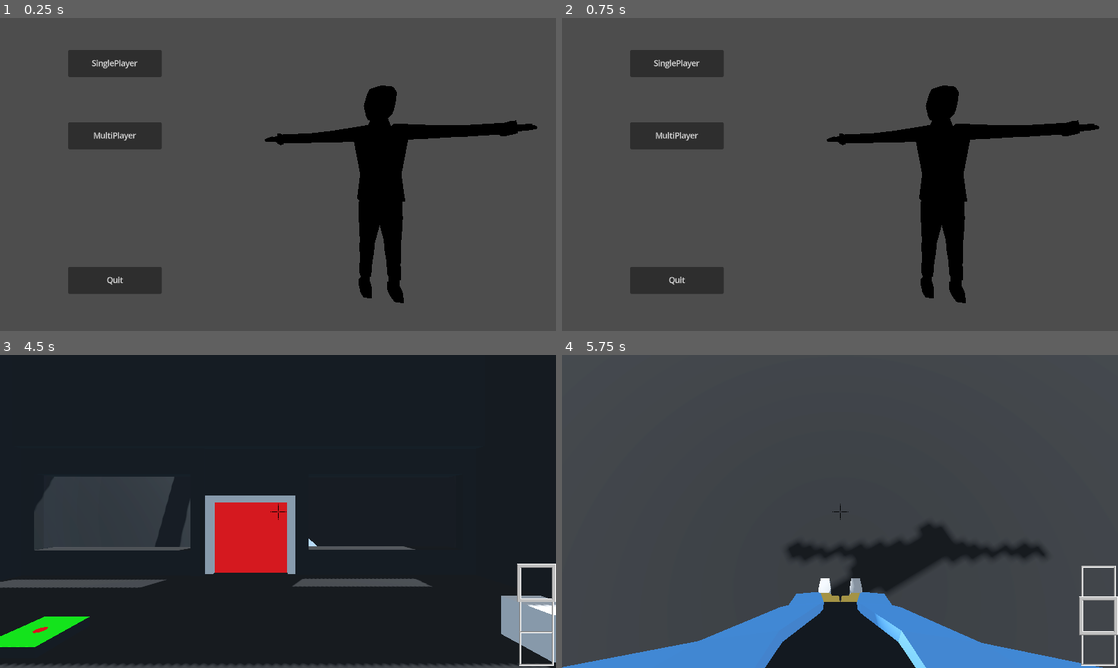
Above: before the commit, frames 1-4 (two rows, left to right).
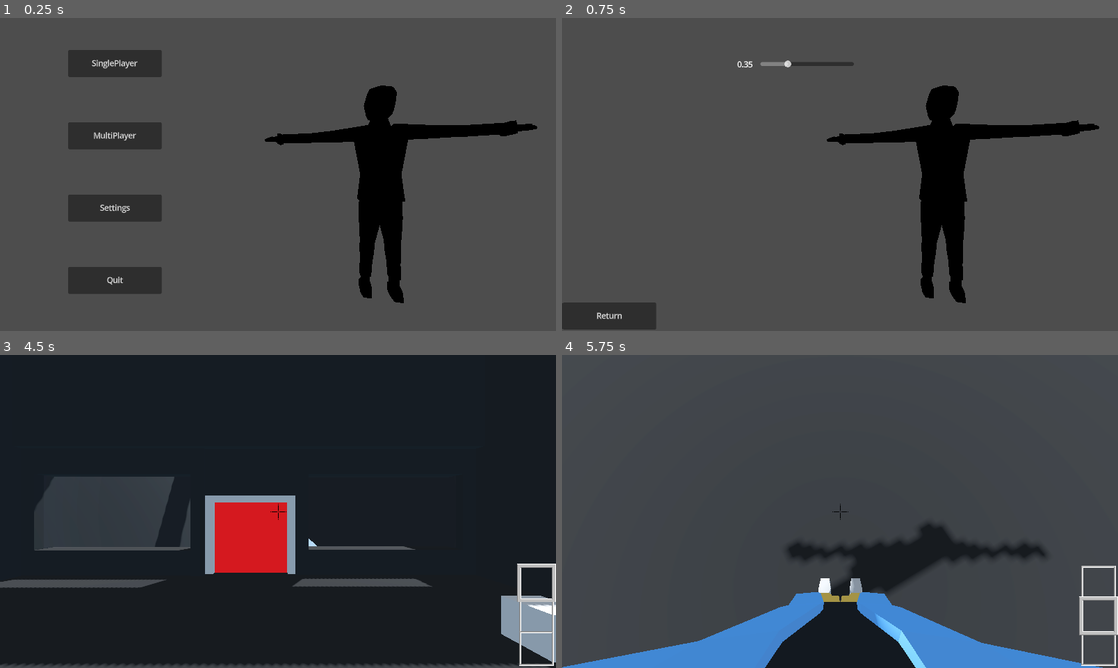
Above: after the commit, the same moments.

Repository: Stevenso2/Karson
Game: Godot game, scene res://main_menu.tscn
The game is run twice, just before and just after one commit, with the same random seed, the same clock (stepped at 60 frames per second) and the same inputs. Sound files missing from this copy of the repository are replaced by a short silence.
Inputs (mouse positions are in pixels of both pictures, inside the frame that each line leads up to):
- Up to frame 1 (0.25 s): no input
- Up to frame 2 (0.75 s): click (678, 208) at 0.5 s, where only the run after the commit has a clickable "Settings"
- Up to frame 3 (4.5 s): click (44, 652) at 1.25 s, where only the run after the commit has a clickable "Return"; click "SinglePlayer" at 2 s; click "Return" at 2.75 s; click "SinglePlayer" at 3.5 s; click "lvl1" at 4.25 s
- Up to frame 4 (5.75 s): tap Enter (Enter) at 5 s; move the mouse to (867, 511) at 5.02 s; tap 1 (1) at 5.1 s; tap 2 (2) at 5.3 s

The runs differ from the first frame. In frame 1, 1.4% of the frame differs, in the area x 12-29%, y 56-66%; in frame 2, 5.9%, in the area x 0-53%, y 10-100%; in frame 3, 0.8%; in frame 4, nothing differs.

Commit message:
QOL changes
- added in a pickup system for Rigidbody3D, Pickup the cube by holding E
- added in a settings page for sensitivity, the slider goes by 0.05 steps from 0.1-1.0

Diff:
--- a/Level/lv_1.tscn
+++ b/Level/lv_1.tscn
@@ -10,7 +10,6 @@
 [ext_resource type="PackedScene" uid="uid://bg3ivkj56s7pu" path="res://assets/PObj/Button.tscn" id="7_nvakh"]
 [ext_resource type="PackedScene" uid="uid://m1rb473hgphq" path="res://assets/PObj/box.tscn" id="8_gxreb"]
 [ext_resource type="PackedScene" uid="uid://dnfu5hv4qqhid" path="res://assets/PObj/door.tscn" id="9_egjbo"]
-[ext_resource type="PackedScene" uid="uid://mta7k70g720y" path="res://assets/LDO/timer.tscn" id="10_gxreb"]
 [ext_resource type="PackedScene" uid="uid://cyu7vqyj32sg5" path="res://assets/LDO/grapple_pull_surface.tscn" id="11_egjbo"]
 [ext_resource type="PackedScene" uid="uid://erooj15k8tku" path="res://assets/shotgun.tscn" id="13_a2m16"]
 [ext_resource type="PackedScene" uid="uid://dm131e14e5471" path="res://assets/LDO/shotgun_jump_surface.tscn" id="14_a2m16"]
@@ -323,13 +322,7 @@
 
 [node name="Door" parent="." instance=ExtResource("9_egjbo")]
 transform = Transform3D(1.65, 0, 0, 0, 1.5, 0, 0, 0, 3.38, 0.00866234, 1.03912, -9.541)
-TestIDs = PackedInt32Array(2)
-
-[node name="Timer" parent="." instance=ExtResource("10_gxreb")]
-transform = Transform3D(1, 0, 0, 0, 1, 0, 0, 0, 1, -3.54362, 1, -5.06938)
-TestIds = PackedInt32Array(1)
-Own_Id = 2
-Falling_edge = 5
+TestIDs = PackedInt32Array(1)
 
 [node name="GrapplePullSurface2" parent="." instance=ExtResource("11_egjbo")]
 transform = Transform3D(1, 0, 0, 0, -1, 8.73115e-08, 0, -8.73115e-08, -1, 0.91207, 13.89, -107.872)
--- a/assets/PObj/Button.tscn
+++ b/assets/PObj/Button.tscn
@@ -132,7 +132,7 @@
 collision_mask = 5
 
 [node name="MoveCollision" type="CollisionShape3D" parent="ButtonFace/MoveArea"]
-transform = Transform3D(1, 0, 0, 0, 1, 0, 0, 0, 1, 0, 0.03, 0)
+transform = Transform3D(1, 0, 0, 0, 1, 0, 0, 0, 1, 0, 0.00292552, 0)
 shape = SubResource("BoxShape3D_6fwqn")
 
 [connection signal="body_entered" from="ContactArea" to="." method="contact_area_entered"]
--- a/assets/PObj/box.tscn
+++ b/assets/PObj/box.tscn
@@ -11,11 +11,12 @@
 [sub_resource type="BoxShape3D" id="BoxShape3D_2ertg"]
 size = Vector3(0.8, 0.8, 0.8)
 
-[node name="Box" type="RigidBody3D" groups=["PObj", "Respawnable"]]
+[node name="Box" type="RigidBody3D" groups=["PObj", "Pickable", "Respawnable"]]
 collision_layer = 68
 collision_mask = 135
 mass = 3.0
 physics_material_override = SubResource("PhysicsMaterial_s3o5f")
+gravity_scale = 0.7
 angular_damp = 10.0
 script = ExtResource("1_hgn81")
 
--- a/assets/World.tscn
+++ b/assets/World.tscn
@@ -22,6 +22,7 @@
 [ext_resource type="PackedScene" uid="uid://b7yvb51yo2bbm" path="res://assets/LDO/live_area.tscn" id="18_r2gn0"]
 [ext_resource type="PackedScene" uid="uid://c3ov51xkh7gxk" path="res://assets/Builds/wallrun_wall.tscn" id="20_o1wuh"]
 [ext_resource type="PackedScene" uid="uid://e0ahwt68pno1" path="res://assets/Milk.tscn" id="21_511c5"]
+[ext_resource type="PackedScene" uid="uid://dy4nkntynthgo" path="res://main_menu.tscn" id="23_afm58"]
 
 [sub_resource type="ProceduralSkyMaterial" id="ProceduralSkyMaterial_lkl0i"]
 sky_horizon_color = Color(0.64625, 0.65575, 0.67075, 1)
@@ -291,3 +292,4 @@
 
 [node name="Milk" parent="." instance=ExtResource("21_511c5")]
 transform = Transform3D(1, 0, 0, 0, 1, 0, 0, 0, 1, 1, 1, 13)
+Next_LVL = ExtResource("23_afm58")
--- a/assets/player.tscn
+++ b/assets/player.tscn
@@ -1618,6 +1618,9 @@
 visible = false
 mesh = SubResource("CylinderMesh_rug40")
 
+[node name="pOBJ Pickup" type="Node3D" parent="Camera3D"]
+transform = Transform3D(1, 0, 0, 0, 1, 0, 0, 0, 1, 0, 0, -1.17769)
+
 [node name="Hud" parent="." instance=ExtResource("2_2tde0")]
 offset_right = -1152.0
 offset_bottom = -648.0
--- a/main_menu.tscn
+++ b/main_menu.tscn
@@ -35,7 +35,6 @@
 text = "MultiPlayer"
 
 [node name="Conf" type="Button" parent="MainMenu"]
-visible = false
 layout_mode = 0
 offset_left = 140.0
 offset_top = 365.0
@@ -51,6 +50,42 @@
 offset_bottom = 571.0
 text = "Quit
 "
+
+[node name="Conf" type="Control" parent="."]
+visible = false
+layout_mode = 3
+anchors_preset = 0
+offset_right = 40.0
+offset_bottom = 40.0
+
+[node name="sensitivity" type="HSlider" parent="Conf"]
+layout_mode = 0
+offset_left = 410.0
+offset_top = 68.0
+offset_right = 604.0
+offset_bottom = 121.0
+tooltip_text = "sensitivity"
+min_value = 0.1
+max_value = 1.0
+step = 0.05
+value = 0.1
+
+[node name="Conf_Return" type="Button" parent="Conf"]
+layout_mode = 0
+offset_top = 589.0
+offset_right = 194.0
+offset_bottom = 645.0
+text = "Return"
+
+[node name="Sensitivity_Label" type="Label" parent="Conf"]
+layout_mode = 0
+offset_left = 314.0
+offset_top = 80.0
+offset_right = 394.0
+offset_bottom = 111.0
+text = "0.0"
+horizontal_alignment = 2
+vertical_alignment = 1
 
 [node name="Lv_Select" type="Control" parent="."]
 visible = false
--- a/project.godot
+++ b/project.godot
@@ -34,6 +34,7 @@
 Respawnable="This Object has a Respawn Function"
 GG-Pull="Grapple Pull surface"
 WallJumpable="This makes a Surface wall Jumpable"
+Pickable=""
 
 [gui]
 
--- a/scrips/billy.gd
+++ b/scrips/billy.gd
@@ -18,6 +18,7 @@
 		player = players[0] # Assume there is only one player, for right now it is but soon will be changed
 	else:
 		print("No player found in the group")
+
 
 func _physics_process(delta):
 	if not global.pause:
--- a/scrips/global.gd
+++ b/scrips/global.gd
@@ -18,6 +18,8 @@
 
 var current_Block: INV = 0 as INV
 var transition: AnimationPlayer # used to make the BodyAnimationPlayer callable on every script
+var sensitivity: float = 0.35
+var Player: CharacterBody3D
 
 var pause = false
 var slow = false
--- a/scrips/main_menu.gd
+++ b/scrips/main_menu.gd
@@ -3,6 +3,7 @@
 @onready var main_menu: Control = $MainMenu
 @onready var mp_menu: Control = $MPMenu
 @onready var lv_menu: Control = $Lv_Select
+@onready var Conf: Control = $Conf
 
 @onready var sp: Button = $MainMenu/SP
 @onready var lv1: Button = $"Lv_Select/lv1"
@@ -16,8 +17,24 @@
 @onready var join: Button = $MPMenu/Join
 @onready var MPreturn: Button = $MPMenu/MPReturn
 @onready var lv_return: Button = $Lv_Select/Lv_Return
+@onready var conf_return: Button = $Conf/Conf_Return
+
+@onready var sensitivity: Slider = $Conf/sensitivity
+@onready var sensitivity_label: Label = $Conf/Sensitivity_Label
+
 func _ready() -> void:
 	request_timer.timeout.connect(getServs)
+
+	# Set slider to current global sensitivity
+	sensitivity.value = global.sensitivity
+	# eConnect value_changed signal to a function
+	sensitivity.value_changed.connect(_on_sensitivity_changed)
+	sensitivity_label.text = str(global.sensitivity)
+
+func _on_sensitivity_changed(value: float) -> void:
+	global.sensitivity = value
+	sensitivity_label.text = str(global.sensitivity)
+	print("Global sensitivity updated to:", global.sensitivity)
 
 @onready var server_search: Control = $"Server Search"
 @onready var request_timer: Timer = $"RequestTimer"
@@ -60,6 +77,14 @@
 	if debug_lv.button_pressed:
 		global.ingame = true
 		get_tree().change_scene_to_file("res://assets/World.tscn")
+
+	if conf.button_pressed:
+		main_menu.hide()
+		Conf.show()
+
+	if conf_return.button_pressed:
+		main_menu.show()
+		Conf.hide()
 
 	if host.button_pressed:
 		mp_menu.hide()
--- a/scrips/player.gd
+++ b/scrips/player.gd
@@ -2,6 +2,8 @@
 
 @onready var camera_3d: Camera3D = $Camera3D
 @onready var hud: Control = $Hud
+
+@onready var obj = $"Camera3D/pOBJ Pickup"
 
 @onready var shotgun_view: RigidBody3D = $Camera3D/Shotgun_View
 @onready var sg_anim_player: AnimationPlayer = $Camera3D/SGAnimPlayer
@@ -44,7 +46,7 @@
 var GGSeenObj: Node3D
 var AllowInteractions = true
 
-const sensitivity = 0.35 # 0.55 for school mouse, 0,35 for my own mouse -Pizzi
+var sensitivity = 0.35 # 0.55 for school mouse, 0,35 for my own mouse -Pizzi
 const CONTsensitivity = 1.35
 
 var rot_x = 0
@@ -62,6 +64,8 @@
 
 func _ready():
 	global.transition = $Karlson/BodyAnimationPlayer # used for making the sliding now work properly
+	global.Player = self
+	sensitivity = global.sensitivity
 	RESPAWN_POS = position
 	RESPAWN_ROT = rotation
 
@@ -138,11 +142,15 @@
 
 	if Input.is_action_just_pressed("intercat") and not global.DEV:
 		#print("intercat test")
-		var interact: Area3D = shotgun_ray.get_collider()
+		var interact = shotgun_ray.get_collider()
 		if interact and interact.is_class("Area3D"):
 			if interact.get_parent().has_method("Intercat"):
 				#print("intercat")
 				interact.get_parent().Intercat()
+	if Input.is_action_pressed("intercat") and not global.DEV:
+		var interact = shotgun_ray.get_collider()
+		if interact and interact.is_class("RigidBody3D") and interact.is_in_group("Pickable"):
+			interact.position = obj.global_position
 
 	#Character slide test VERY WIP
 
Not shown: 1 places in Level/lv_1.tscn that only renumber resources
Not shown, changed: assets/PObj/Billy.tscn
Not shown: 1 places in assets/World.tscn that only renumber resources
